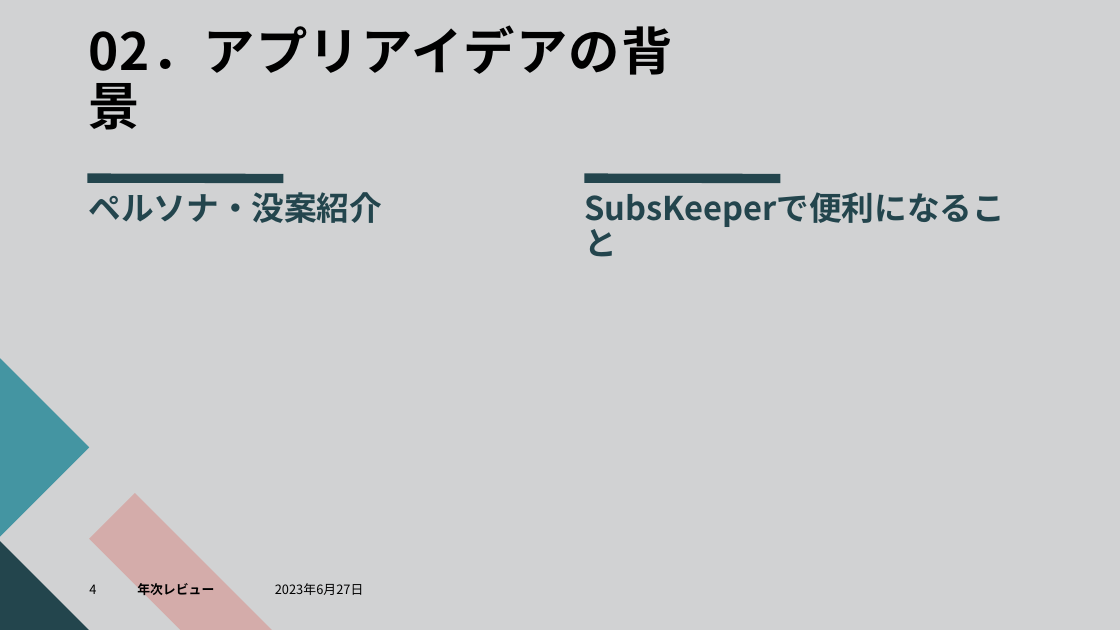
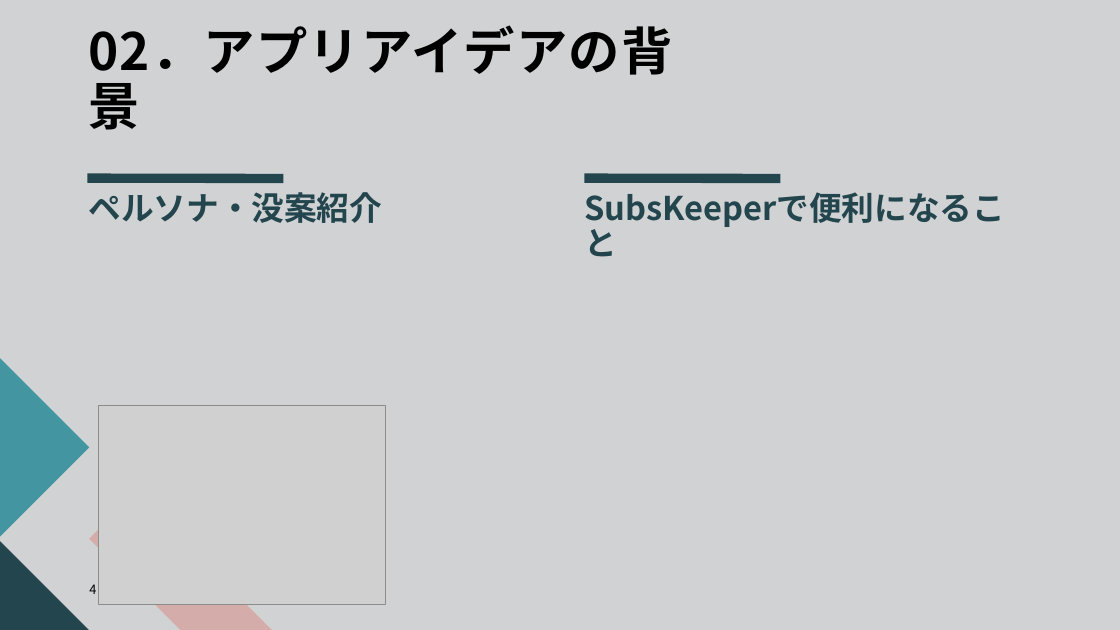
Before and after one commit to dojo2023/C-5, a slide deck: slide 4 of doc/SubsKeeper.pptx. Drawn at 1120x630 pixels with LibreOffice and Linux fonts; fonts in the diff are those of the drawing; grey boxes stand for pictures. Boxes give left, top, right and bottom in pixels: in the first picture for what was removed or moved away, otherwise in the second. Text is boxed around its words. In the diff, an @@ line names an element or a change of style, - is before the commit and + after.

Commit message:
パワポ

```diff
--- a/doc/SubsKeeper.pptx
+++ b/doc/SubsKeeper.pptx
@@ picture added at (x1=98, y1=406, x2=386, y2=604) @@
@@ text removed at (x1=137, y1=583, x2=214, y2=599) @@
-年次レビュー
@@ text removed at (x1=275, y1=583, x2=364, y2=595) @@
-2023年6月27日
```
